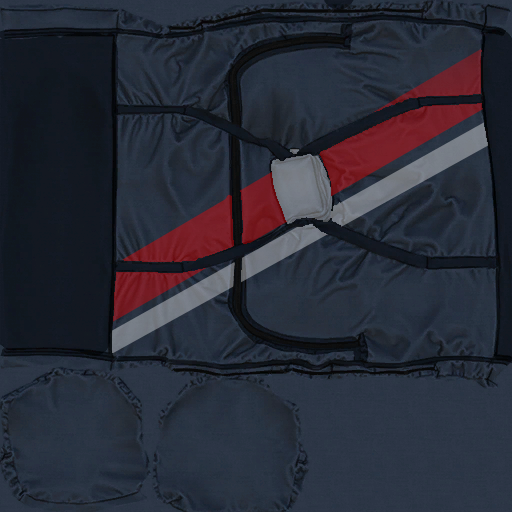
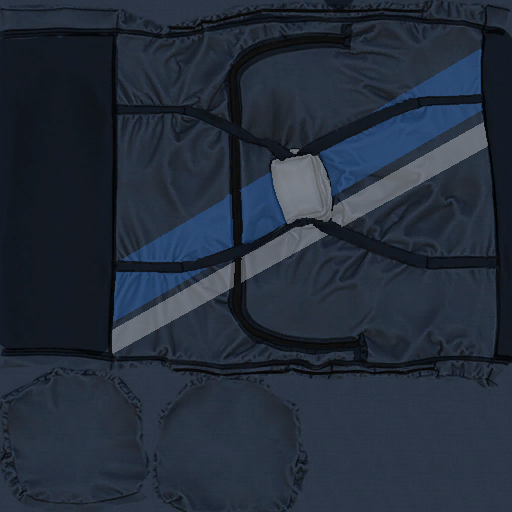
Comparing the layer stacks of the two 512px x 512px images. Changes:
removed layer "Ebene 1" over bbox(113, 49, 483, 322)
removed layer "Ebene 2" over bbox(112, 122, 488, 354)
added layer "Ebene 4" (30%) above "Ebene 5" over bbox(113, 49, 483, 322)
added layer "Ebene 5" (30%) above "Ebene 3" over bbox(112, 122, 488, 354)
